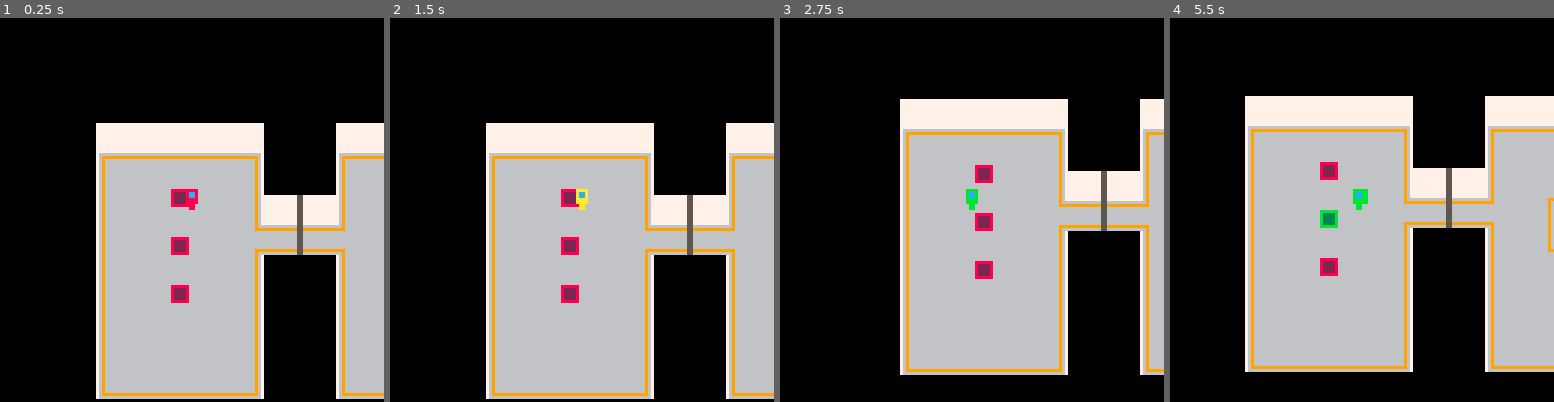
Above: before the commit, frames 1-4 (left to right).
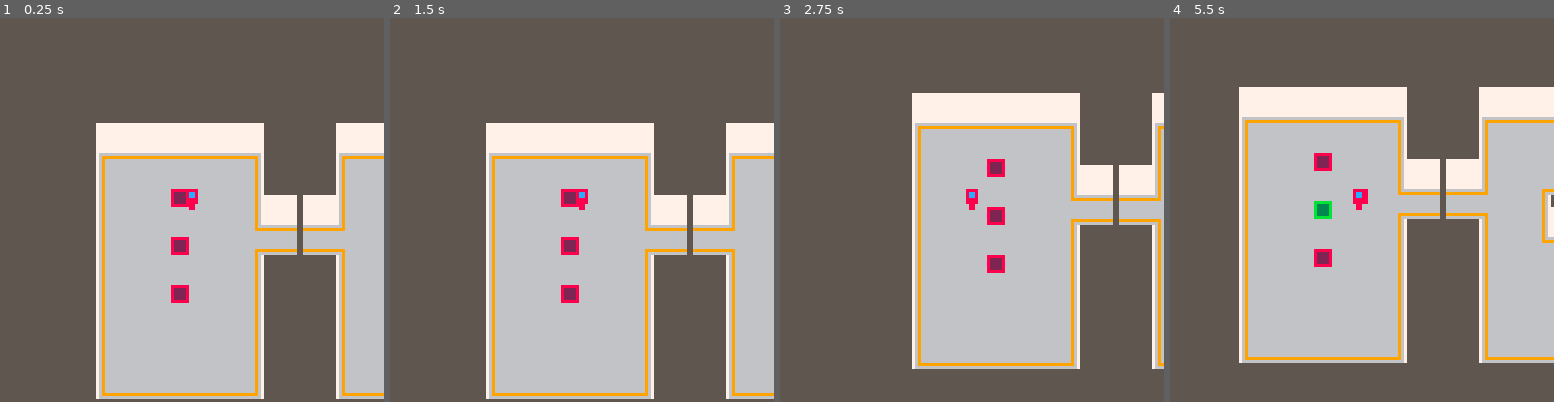
Above: after the commit, the same moments.

Repository: Kiyotoko/gamejam
Game: PICO-8 cartridge game.p8
Same seed, same stepped clock (60 frames per second), same inputs: the game is played once before the commit and once after it.
Inputs:
- Up to frame 1 (0.25 s): no input
- Up to frame 2 (1.5 s): no input
- Up to frame 3 (2.75 s): hold Left 1.97-2.37 s; hold Down from 2.42 s (still down)
- Up to frame 4 (5.5 s): release Down at 2.82 s; hold Right 2.87-3.53 s; hold Up 3.58-4.08 s; hold Right 4.13-4.53 s; hold Down 4.58-5.08 s; hold Left from 5.13 s (still down)

The runs differ from the first frame. In frame 1, 57% of the frame differs, in the area x 0-100%, y 0-100%; in frame 2, 57%; in frame 3, 73%; in frame 4, 63%.

Commit message:
Reference files

Diff:
--- a/game.p8
+++ b/game.p8
@@ -3,163 +3,11 @@
 __lua__
 -- game
 -- by leo and karl
----@diagnostic disable: lowercase-global, undefined-global
 
--- initial function call
--- called once at the start
-function _init()
-	sqrt_2 = sqrt(2)
-	-- the player data
-	player = {
-		x=-32, -- x position on the map in pixels
-		y=-32, -- y position on the map in pixels
-		animation=0, -- animation to play
-		tick=0 -- animation tick
-	}
+#include main.lua
+#include utility.lua
+#include handlers.lua
 
-	-- the fixed position of the
-	-- player on the screen
-	ancor = {x=64,y=64}
-
-	-- the doors on the map
-	doors = {
-		[0] = {x=8,y=3,d=1},
-		[1] = {x=13,y=0,d=1},
-		[2] = {x=13,y=6,d=1}
-	}
-
-	-- defined flags
-	flag_free = 0
-	flag_door = 1
-end
-
--- ★ --
-
-function _update()
-	handle_input()
-end
-
--- ★ --
-
-function _draw()
-	cls(0)
-	map(0, 0, -player.x,-player.y, 32, 16)
-	spr(player.animation, ancor.x-4, ancor.y-8)
-end
--->8
--- utility functions --
-
--- returs the sprite based on the position of the player
--- please note that the position is in pixels
-function get_sprite(x,y)
-	local player_column = (x+ancor.x) / 8
-	local player_row = (y+ancor.y) / 8
-
-	return mget(
-		player_column,
-		player_row
-	)
-end
-
--- ★ --
-
--- returns if a sprite at (x,y) position has the desired flag
-function has_flag(x, y, f)
-	return fget(get_sprite(x, y), f)
-end
-
--- ★ --
-
--- check if a plate is pressed
-function check_plate(x, y)
-	local sprite = get_sprite(x, y)
-	if sprite >= 96 and sprite <= 99 then
-		mset(
-			(x+ancor.x) / 8,
-			(y+ancor.y) / 8,
-			100
-		)
-		unlock_door(sprite - 96)
-	end
-end
-
--- ★ --
-
--- unlocks the doors on the map. This starts at the
-function unlock_door(d)
-	local door = doors[d]
-	local door_x = door.x
-	local door_y = door.y
-	local sprite = mget(door.x, door.y)
-
-	-- repeat until sprite has not the door flag
-	while fget(sprite, flag_door) do
-		mset(
-			door_x,
-			door_y,
-			sprite - 48
-		)
-		door_y = door_y + door.d
-		sprite = mget(
-			door_x,
-			door_y
-		)
-	end
-end
--->8
--- handler functions --
-
--- function to handle key
--- input, moves the player
-function handle_input()
-	-- check buttons
-	local dx = 0
-	local dy = 0
-	if btn(0) then dx-=1 end
-	if btn(1) then dx+=1 end
-	if btn(2) then dy-=1 end
-	if btn(3) then dy+=1 end
-
-	-- next position & normalization
-	-- for diagonal movement
-	local dis = dx * dx + dy * dy
-	local px = player.x + (dis and dx / sqrt_2 or dx)
-	local py = player.y + (dis and dy / sqrt_2 or dy)
-
-
-	-- check if it does not hit a wall
-	if has_flag(px, py, flag_free) then
-		handle_movement(px, py)
-	elseif has_flag(px,player.y,flag_free) then
-		handle_movement(px,player.y)
-	elseif has_flag(player.x,py,flag_free) then
-		handle_movement(player.x,py)
-	end
-	handle_animation(dx, dy)
-end
-
-function handle_movement(px, py)
-	player.x = px
-	player.y = py
-
-	check_plate(px, py)
-end
-
-function handle_animation(dx, dy)
-	-- animation tick
-	player.tick += 1
-	if player.tick == 90 then player.tick = 0 end
-
-	-- base animation
-	local animation = 0+16*flr(player.tick/30)
-
-	-- directional animations
-	if dx < 0 then animation+=1
-	elseif dx > 0 then animation+=2
-	elseif dy < 0 then animation+=3
-	end
-	player.animation = animation
-end
 __gfx__
 00000000000000000000000000000000000000000000000000000000000000000000000000000000000000000000000000000000000000000000000000000000
 00888800088888000088888000888800000000000000000000000000000000000000000000000000000000000000000000000000000000000000000000000000
--- a/handlers.lua
+++ b/handlers.lua
@@ -1,4 +1,3 @@
--- handlers
 ---@diagnostic disable: lowercase-global, undefined-global
 
 -- function to handle key
--- a/main.lua
+++ b/main.lua
@@ -1,5 +1,3 @@
--- game
--- by leo and karl
 ---@diagnostic disable: lowercase-global, undefined-global
 
 -- the player data
@@ -15,9 +13,9 @@
 
 -- the doors on the map
 doors = {
-	[0] = {x=8,y=3,d=1},
-	[1] = {x=13,y=0,d=1},
-	[2] = {x=13,y=6,d=1}
+	[0] = {x=8,y=3,w=1,h=3},
+	[1] = {x=13,y=0,w=1,h=5},
+	[2] = {x=13,y=6,w=1,h=6}
 }
 
 -- defined flags
@@ -40,22 +38,16 @@
 -- unlocks the doors on the map. This starts at the
 function unlock_door(d)
 	local door = doors[d]
-	local door_x = door.x
-	local door_y = door.y
-	local sprite = mget(door.x, door.y)
 
-	-- repeat until sprite has not the door flag
-	while fget(sprite, flag_door) do
-		mset(
-			door_x,
-			door_y,
-			sprite - 48
-		)
-		door_y = door_y + door.d
-		sprite = mget(
-			door_x,
-			door_y
-		)
+	for x=0,door.w-1 do
+		for y=0,door.h-1 do
+			local sprite = mget(door.x + x, door.y + y)
+			mset(
+				door.x + x,
+				door.y + y,
+				sprite - 48
+			)
+		end
 	end
 end
 
--- a/utility.lua
+++ b/utility.lua
@@ -1,4 +1,3 @@
--- utility
 ---@diagnostic disable: lowercase-global, undefined-global
 
 -- returs the sprite based on the position of the player
@@ -17,3 +16,32 @@
 function has_flag(x, y, f)
 	return fget(get_sprite(x, y), f)
 end
+
+-- check if a plate is pressed
+function check_plate(x, y)
+	local sprite = get_sprite(x, y)
+	if sprite >= 96 and sprite <= 99 then
+		mset(
+			(x+ancor.x) / 8,
+			(y+ancor.y) / 8,
+			100
+		)
+		unlock_door(sprite - 96)
+	end
+end
+
+-- unlocks the doors on the map. This starts at the
+function unlock_door(d)
+	local door = doors[d]
+
+	for x=0,door.w-1 do
+		for y=0,door.h-1 do
+			local sprite = mget(door.x + x, door.y + y)
+			mset(
+				door.x + x,
+				door.y + y,
+				sprite - 48
+			)
+		end
+	end
+end
